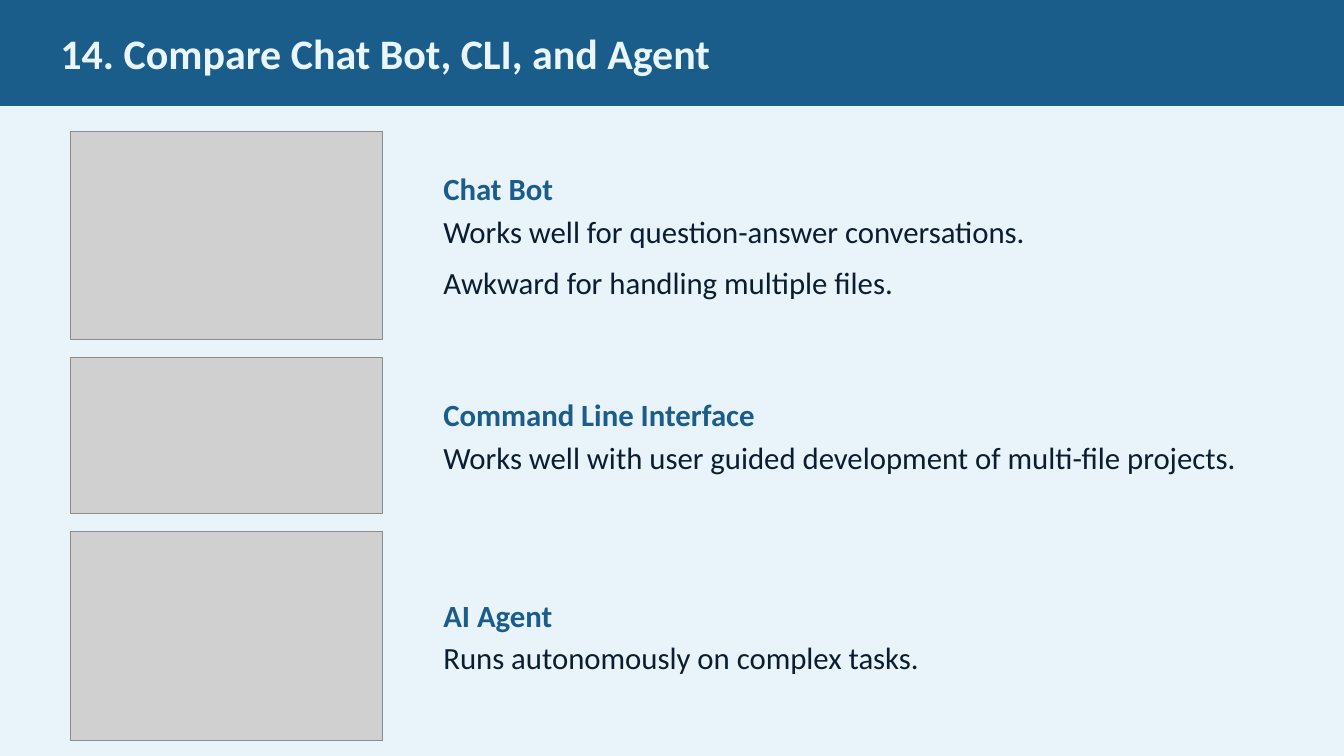
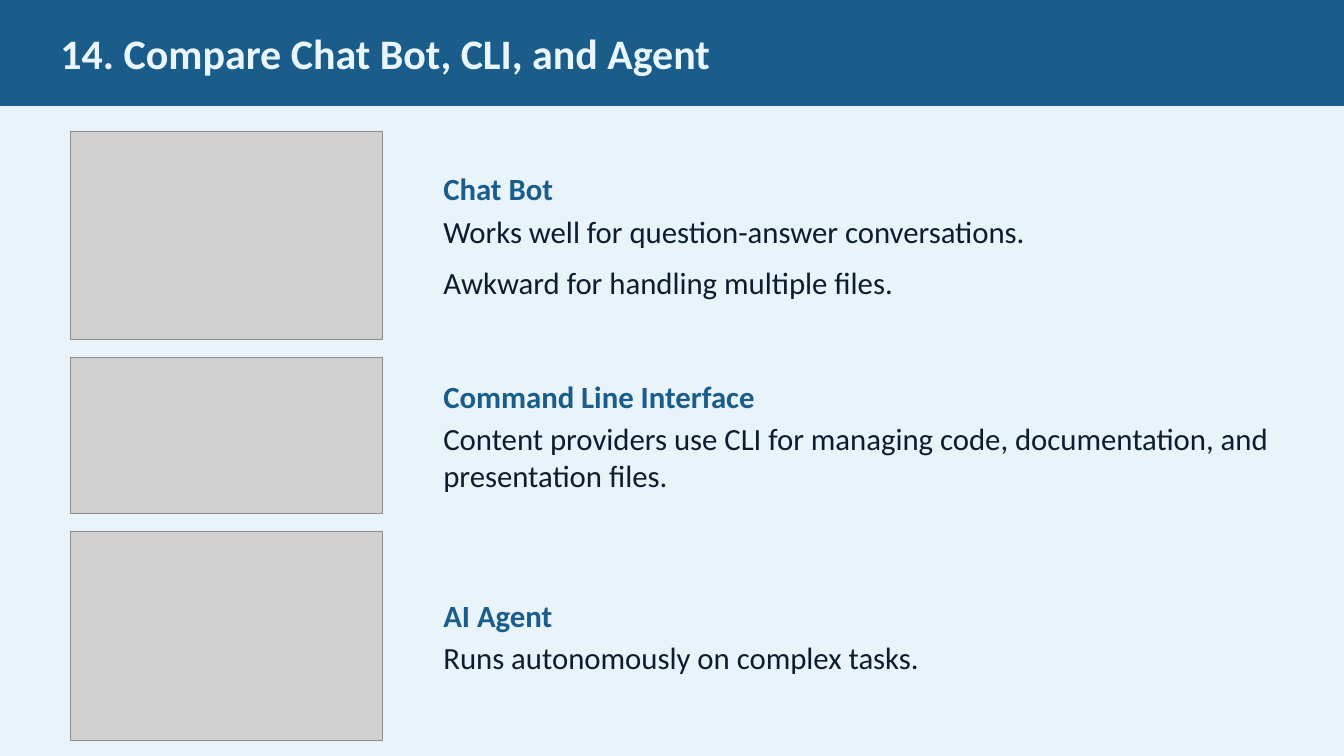
Before and after one commit to JimFawcett/NewSite, a slide deck: slide 14 of AI Presentation 2026/AI_Presentation.pptx. Drawn at 1344x756 pixels with LibreOffice and Linux fonts; fonts in the diff are those of the drawing; grey boxes stand for pictures. Boxes give left, top, right and bottom in pixels: in the first picture for what was removed or moved away, otherwise in the second. Text is boxed around its words. In the diff, an @@ line names an element or a change of style, - is before the commit and + after.

```diff
--- a/AI Presentation 2026/AI_Presentation.pptx
+++ b/AI Presentation 2026/AI_Presentation.pptx
@@ text at <box>443,428,1268,492</box>: text changed @@
-Works well with user guided development of multi-file projects.
+Content providers use CLI for managing code, documentation, and presentation files.
```
Also in this commit, not shown: 7 other slides changed, 1 slide added, 7 other files.
